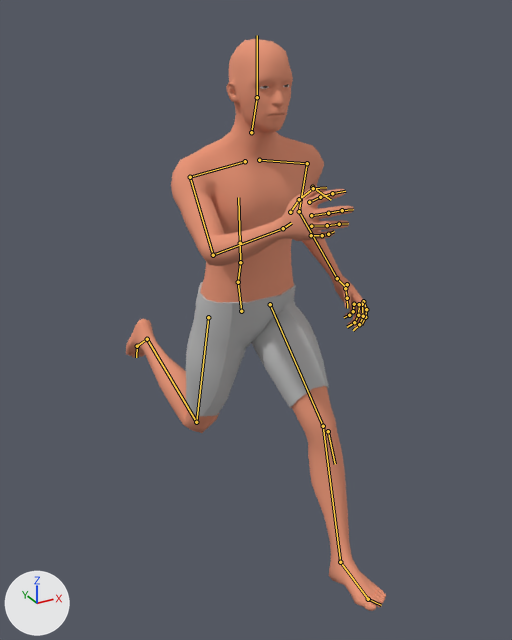
A saved change to the Blender file ScoopsField/res/models/bodymodel_.blend.
Both versions are drawn from a 50 mm camera at (-0.958, -1.845, 1.782) aimed at (0.039, -0.033, 0.875). Arrows for +X, +Y and +Z are at lower left; the lights stay in place. The first picture is the older version. Both versions are drawn at frame 0 of the action 'run'; the numbers are the values there. The bones that change, and the others that lie on the model, are drawn over the model as lines.

In view in the first picture: 'Human', 'Human.001'.
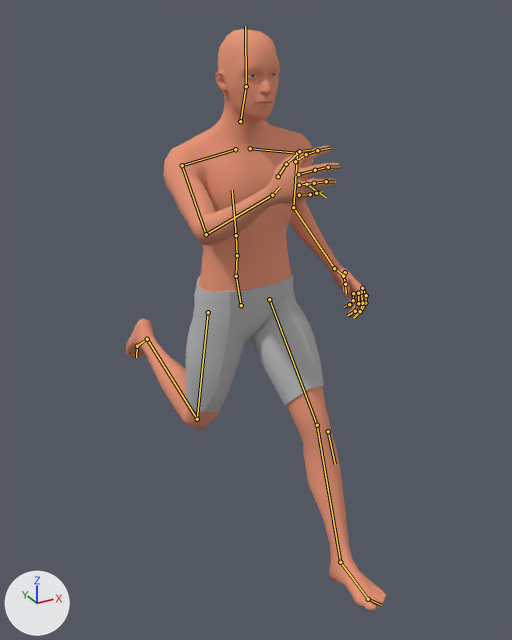
Pixel boxes (x1, y1, x2, y2) of what changed, in the pictures (512 x 640 px):
```json
{"object": "Human", "change": "posed", "before": [126, 39, 386, 611], "after": [126, 29, 386, 611]}
{"object": "Human.001", "change": "posed", "before": [152, 282, 348, 519], "after": [152, 274, 346, 518]}
{"bone": "pelvis", "before": "(241, 311) to (238, 282)", "after": "(241, 305) to (236, 276)"}
{"bone": "neck_01", "before": "(251, 132) to (257, 97)", "after": "(240, 121) to (246, 86)"}
```

Edits to the scene script, one JSON object a line:
```json
{"block": "bone_pelvis", "where": "bone_pelvis = bpy.data.objects['Human.rig'].pose.bones['pelvis']  # child of 'Root'"}
{"op": "set", "path": "bone_pelvis.location", "old": "(0.0, -0.032, -0.008)", "new": "(0.0, -0.014, -0.005)"}
{"op": "set", "path": "bone_pelvis.rotation_euler", "old": "(0.105, 0.0, 0.0)", "new": "(0.0, 0.0, 0.0)", "note": "degrees (6, 0, 0) -> degrees (0, 0, 0)"}
{"block": "bone_neck_01", "where": "bone_neck_01 = bpy.data.objects['Human.rig'].pose.bones['neck_01']  # child of 'spine_03'"}
{"op": "set", "path": "bone_neck_01.rotation_euler", "old": "(-0.105, 0.0, 0.0)", "new": "(0.0, 0.0, 0.0)", "note": "degrees (-6, 0, 0) -> degrees (0, 0, 0)"}
```
